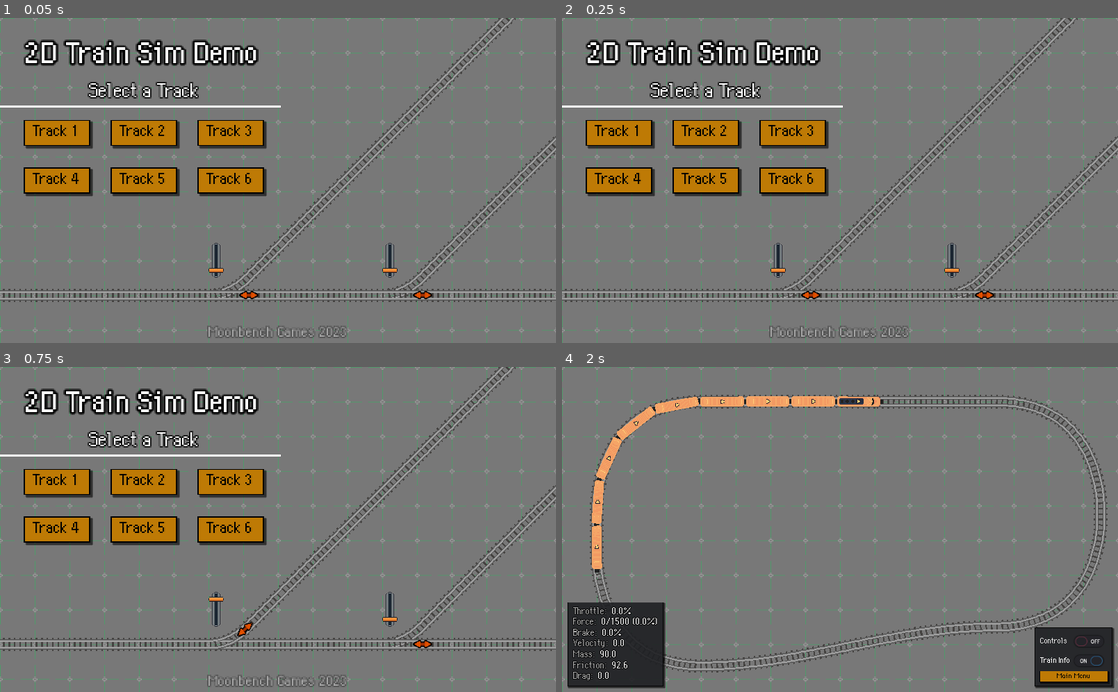
Above: before the commit, frames 1-4 (two rows, left to right).
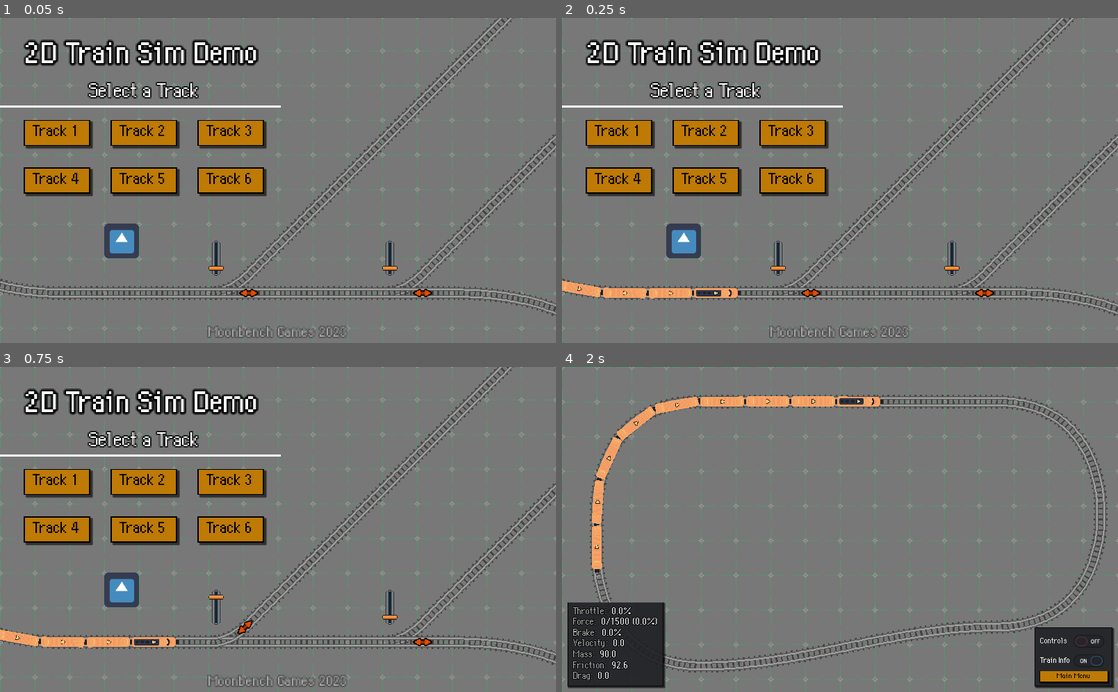
Above: after the commit, the same moments.

Repository: moonbench/simple-godot-train
Game: Godot game, scene res://Demo/Scenes/Game.tscn
Two runs of this game, one before a commit and one after it. Both use one fixed random seed, a clock stepped at 60 frames per second and the inputs below. The engine's default icon, where the game draws it, is replaced by a stand-in: a white triangle on a blue panel in a dark square.
Inputs (mouse positions are in pixels of both pictures, inside the frame that each line leads up to):
- Up to frame 1 (0.05 s): no input
- Up to frame 2 (0.25 s): no input
- Up to frame 3 (0.75 s): click (216, 610) at 0.52 s
- Up to frame 4 (2 s): click "Track 1" at 1.25 s

The runs differ from the first frame. In frame 1, 9.3% of the frame differs, in the area x 0-100%, y 0-97%; in frame 2, 9.7%; in frame 3, 9.7%; in frame 4, nothing differs.

Commit message:
Title page easter egg

Diff:
--- a/Demo/Scenes/Game.tscn
+++ b/Demo/Scenes/Game.tscn
@@ -7,11 +7,13 @@
 [ext_resource path="res://Scenes/TrackSwitch.tscn" type="PackedScene" id=5]
 [ext_resource path="res://Demo/Resources/UITheme.tres" type="Theme" id=6]
 [ext_resource path="res://Demo/Assets/DePixelSchmal.ttf" type="DynamicFontData" id=7]
+[ext_resource path="res://Demo/Assets/godot.png" type="Texture" id=8]
+[ext_resource path="res://Scenes/TrainEngine.tscn" type="PackedScene" id=9]
 
 [sub_resource type="Curve2D" id=1]
 resource_local_to_scene = true
 _data = {
-"points": PoolVector2Array( 0, 0, 0, 0, 0, 0, 0, 0, 0, 0, 520, 0 )
+"points": PoolVector2Array( 0.000350952, 0.66742, -0.000350952, -0.66742, 64, -64, -193.007, 0.46365, 193.007, -0.46365, 256, 0, 0, 0, 0, 0, 520, 0 )
 }
 
 [sub_resource type="Curve2D" id=4]
@@ -54,7 +56,7 @@
 [sub_resource type="Curve2D" id=10]
 resource_local_to_scene = true
 _data = {
-"points": PoolVector2Array( 0, 0, 0, 0, -89, 163, 0, 0, 0, 0, 359, -285 )
+"points": PoolVector2Array( 0, 0, 0, 0, -89, 163, 0, 0, 0, 0, 423, -349, 0, 0, 0, 0, -33, -349 )
 }
 
 [sub_resource type="Curve2D" id=11]
@@ -66,13 +68,19 @@
 [sub_resource type="Curve2D" id=12]
 resource_local_to_scene = true
 _data = {
-"points": PoolVector2Array( 0, 0, 0, 0, 0, 0, 0, 0, 0, 0, 256, 0 )
+"points": PoolVector2Array( -248.275, 0, 248.275, 0, 0, 0, 0, 0, 0, 0, 312, 128 )
 }
 
 [sub_resource type="Curve2D" id=13]
 resource_local_to_scene = true
 _data = {
-"points": PoolVector2Array( 0, 0, 0, 0, 0, 0, 0, 0, 0, 0, 256, -256 )
+"points": PoolVector2Array( 0, 0, 0, 0, 0, 0, 0, 0, 0, 0, 312, -312, 0, 0, 0, 0, 312, -448, 0, 0, 0, 0, 184, -576, 0, 0, 0, 0, -264, -576 )
+}
+
+[sub_resource type="Curve2D" id=16]
+resource_local_to_scene = true
+_data = {
+"points": PoolVector2Array( 0, 0, 0, 0, 112, 168, 0, 0, 0, 0, 112, 264, 0, 0, 0, 0, 240, 392, 0, 0, 0, 0, 1392, 392, 0, 0, 0, 0, 1456, 328 )
 }
 
 [sub_resource type="DynamicFont" id=14]
@@ -89,6 +97,12 @@
 use_mipmaps = true
 font_data = ExtResource( 7 )
 
+[sub_resource type="Curve2D" id=17]
+resource_local_to_scene = true
+_data = {
+"points": PoolVector2Array( 0, 0, 0, 0, 64, 144, 0, 0, 0, 0, 64, -144, 0, 0, 0, 0, 320, -408, 0, 0, 0, 0, 704, -400 )
+}
+
 [node name="Game" type="Node"]
 script = ExtResource( 4 )
 
@@ -96,6 +110,10 @@
 __meta__ = {
 "_edit_lock_": true
 }
+
+[node name="Godot" type="Sprite" parent="World"]
+position = Vector2( 224, 416 )
+texture = ExtResource( 8 )
 
 [node name="Tracks" type="Node2D" parent="."]
 
@@ -218,6 +236,10 @@
 [node name="Track5" parent="Tracks" instance=ExtResource( 3 )]
 position = Vector2( 840, 416 )
 curve = SubResource( 13 )
+
+[node name="Track6" parent="Tracks" instance=ExtResource( 3 )]
+position = Vector2( -304, 312 )
+curve = SubResource( 16 )
 
 [node name="CanvasLayer" type="CanvasLayer" parent="."]
 scale = Vector2( 2, 2 )
@@ -311,12 +333,36 @@
 text = "Moonbench Games 2023"
 align = 1
 
+[node name="TrackSwitch2" parent="." instance=ExtResource( 5 )]
+position = Vector2( -64, 448 )
+rotation = -3.14159
+
+[node name="TrackSwitch" parent="." instance=ExtResource( 5 )]
+position = Vector2( 448, -128 )
+
+[node name="Track" parent="." instance=ExtResource( 3 )]
+position = Vector2( -256, 272 )
+curve = SubResource( 17 )
+
+[node name="TrainEngine" parent="." instance=ExtResource( 9 )]
+position = Vector2( -152, 504 )
+
+[node name="Timer" type="Timer" parent="."]
+wait_time = 0.1
+one_shot = true
+autostart = true
+
+[node name="Camera2D" type="Camera2D" parent="."]
+position = Vector2( 512, 304 )
+current = true
+
 [connection signal="pressed" from="CanvasLayer/Control/Button" to="." method="_on_Button_pressed"]
 [connection signal="pressed" from="CanvasLayer/Control/Button2" to="." method="_on_Button2_pressed"]
 [connection signal="pressed" from="CanvasLayer/Control/Button3" to="." method="_on_Button3_pressed"]
 [connection signal="pressed" from="CanvasLayer/Control/Button4" to="." method="_on_Button4_pressed"]
 [connection signal="pressed" from="CanvasLayer/Control/Button5" to="." method="_on_Button5_pressed"]
 [connection signal="pressed" from="CanvasLayer/Control/Button6" to="." method="_on_Button6_pressed"]
+[connection signal="timeout" from="Timer" to="." method="_on_Timer_timeout"]
 
 [editable path="Tracks/TrackSwitch"]
 [editable path="Tracks/TrackSwitch/LeftTrack"]
--- a/Demo/Scripts/Game.gd
+++ b/Demo/Scripts/Game.gd
@@ -1,5 +1,23 @@
 # Runs the demo's main scene
 extends Node
+
+export var car_count = 6
+
+onready var train_vehicle_reference = load("res://Scenes/TrainVehicle.tscn")
+onready var engine = $TrainEngine
+
+func _setup_train():
+	engine.add_to_track($Tracks/Track, 400)
+
+	var last_car = engine
+	for index in range(car_count):
+		var car = train_vehicle_reference.instance()
+		add_child(car)
+		last_car.set_follower_car(car)
+		last_car = car
+
+func _on_Timer_timeout():
+	_setup_train()
 
 func _on_Button_pressed():
 	get_tree().change_scene_to(load("res://Demo/Scenes/TestTracks1.tscn"))
Not shown: 1 places in Demo/Scenes/Game.tscn that only renumber resources
